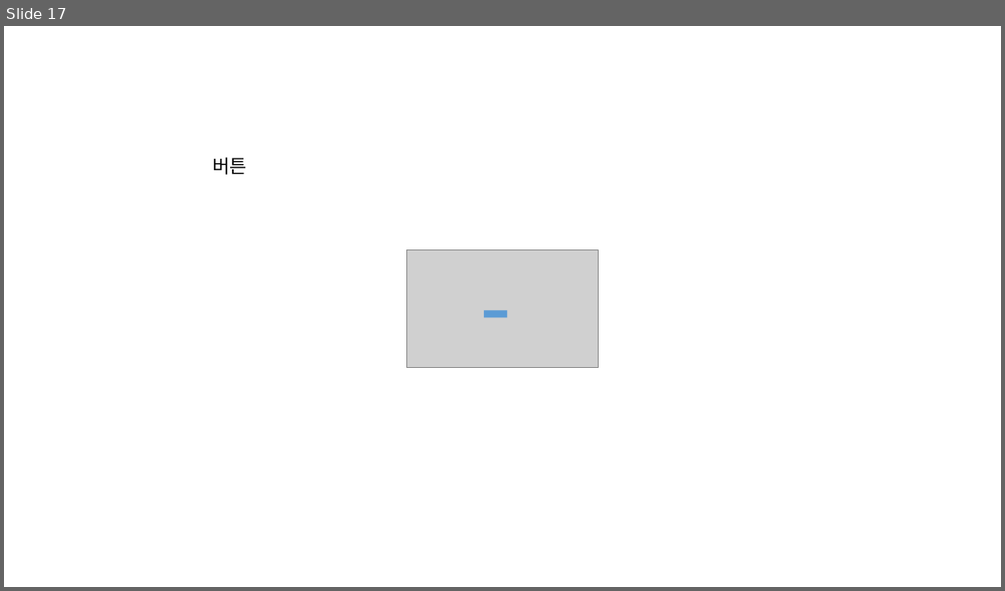
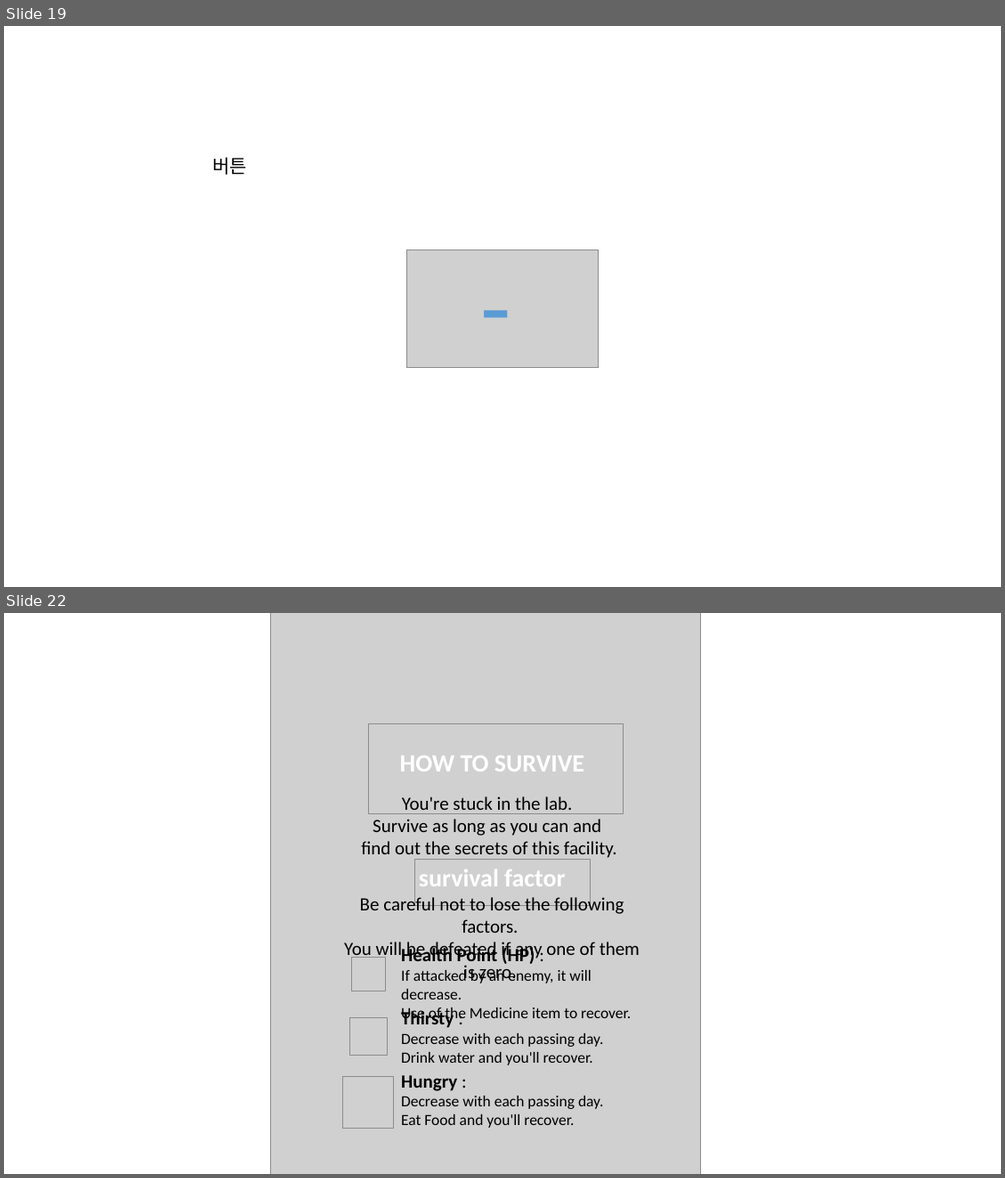
Before and after one commit to grootnam/PROJECT-SS, a slide deck: ui_design/ui_design.pptx. Shown one above the other, each under a label of ours: slide 17 before the commit, slides 19 and 22 after it; the slides between them are not shown. The pictures are 1005x591 and 1005x1178 pixels, drawn with LibreOffice and Linux fonts; fonts in the diff are those of the drawing; grey boxes stand for pictures. Boxes give left, top, right and bottom in pixels: in the first picture for what was removed or moved away, otherwise in the second. Text is boxed around its words. In the diff, an @@ line names an element or a change of style, - is before the commit and + after.

```diff
--- a/ui_design/ui_design.pptx
+++ b/ui_design/ui_design.pptx
@@ slide 22 added at box(4, 613, 1001, 1174), background #FFFFFF @@
@@ picture added at box(270, 613, 700, 1174) @@
@@ picture added at box(368, 723, 623, 814) @@
@@ text added at box(400, 755, 584, 771), 24 pt, text #FFFFFF, bold @@
+HOW TO SURVIVE
@@ text added at box(361, 796, 617, 860), 18 pt, text #000000 @@
+You're stuck in the lab.
+Survive as long as you can and
+find out the secrets of this facility.
@@ text added at box(344, 869, 639, 983), 18 pt, text #000000 @@
+survival factor
+Be careful not to lose the following factors.
+You will be defeated if any one of them is zero.
@@ picture added at box(414, 859, 591, 906) @@
@@ picture added at box(351, 957, 385, 991) @@
@@ text added at box(401, 946, 631, 1022), 15 pt, text #000000 @@
+Health Point (HP) :
+If attacked by an enemy, it will decrease.
+Use of the Medicine item to recover.
@@ text added at box(401, 1009, 603, 1065), 15 pt, text #000000 @@
+Thirsty :
+Decrease with each passing day.
+Drink water and you'll recover.
@@ picture added at box(349, 1018, 387, 1055) @@
@@ picture added at box(343, 1077, 394, 1127) @@
@@ text added at box(401, 1075, 603, 1127), 15 pt, text #000000 @@
+Hungry :
+Decrease with each passing day.
+Eat Food and you'll recover.
@@ what was slide 17 is now slide 19 @@
```
Also in this commit, not shown: 5 other slides added, 28 other files.
